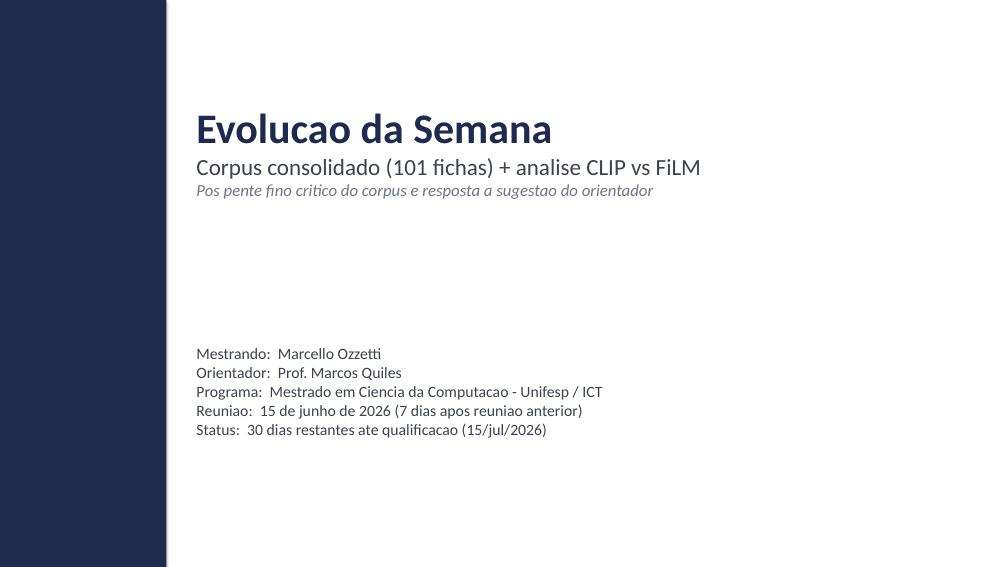
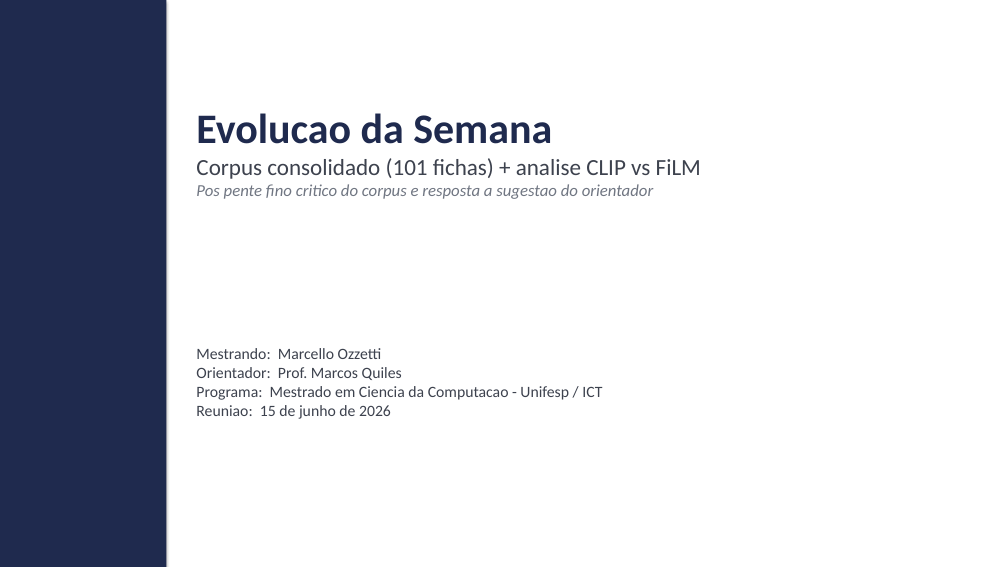
Before and after one commit to marcellozzetti/Facial-Recognition-Models-Mitigating-Bias, a slide deck: slide 1 of docs/ativo/material_reuniao_orientador_2026-06-15.pptx. Drawn at 1008x567 pixels with LibreOffice and Linux fonts; fonts in the diff are those of the drawing. Boxes give left, top, right and bottom in pixels: in the first picture for what was removed or moved away, otherwise in the second. Text is boxed around its words. In the diff, an @@ line names an element or a change of style, - is before the commit and + after.

```diff
--- a/docs/ativo/material_reuniao_orientador_2026-06-15.pptx
+++ b/docs/ativo/material_reuniao_orientador_2026-06-15.pptx
@@ text at <box>196,405,391,419</box>: text changed @@
-Reuniao: 15 de junho de 2026 (7 dias apos reuniao anterior)
-Status: 30 dias restantes ate qualificacao (15/jul/2026)
+Reuniao: 15 de junho de 2026
```
Also in this commit, not shown: 9 other slides changed, 1 other file.
